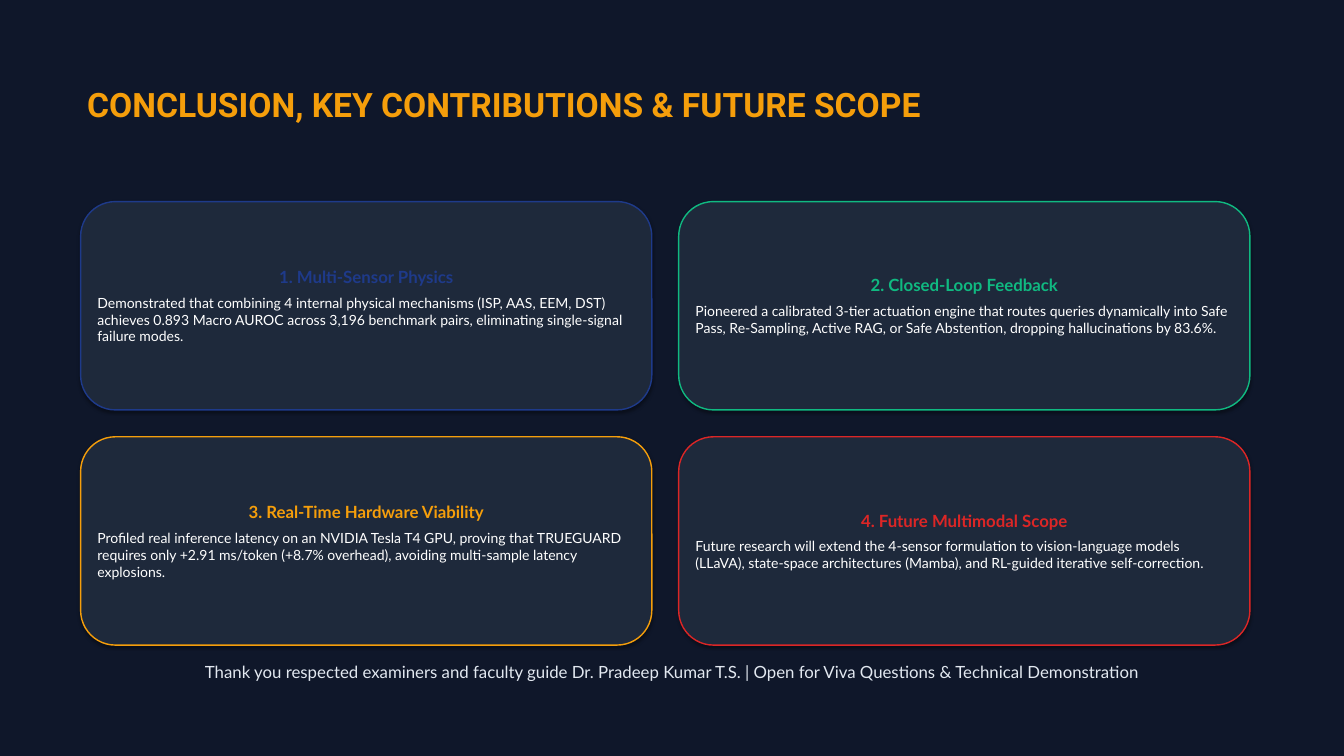
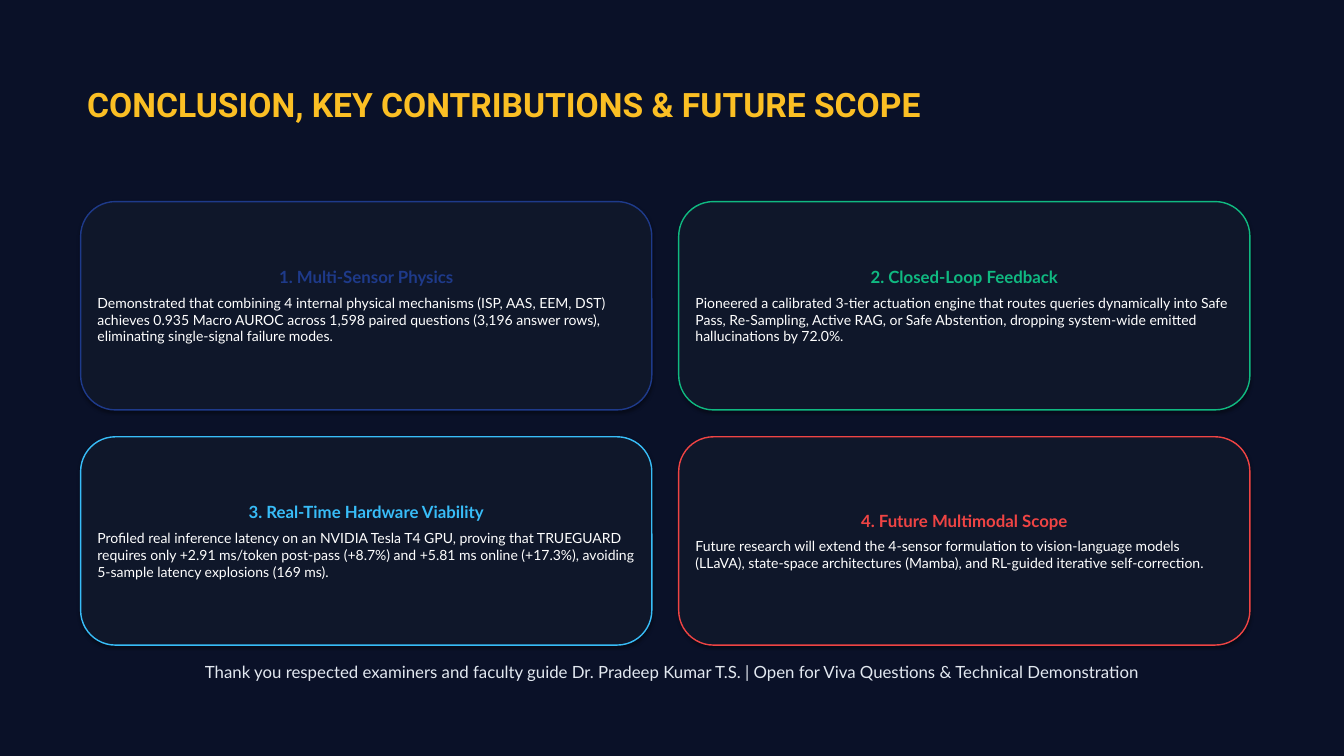
Before and after one commit to yogeshravi19/trueguard, a slide deck: slide 30 of CAPSTONE/FINAL_TRUEGUARD_PRESENTATION.pptx. Drawn at 1344x756 pixels with LibreOffice and Linux fonts; fonts in the diff are those of the drawing. Boxes give left, top, right and bottom in pixels: in the first picture for what was removed or moved away, otherwise in the second. Text is boxed around its words. In the diff, an @@ line names an element or a change of style, - is before the commit and + after.

Commit message:
Final viva 30-slide presentation, 600 DPI vector architecture & research figures, and PDF export

```diff
--- a/CAPSTONE/FINAL_TRUEGUARD_PRESENTATION.pptx
+++ b/CAPSTONE/FINAL_TRUEGUARD_PRESENTATION.pptx
@@ rectangle at [0, 0, 1344, 756]: fill #0F172A to #0A1128 @@
@@ text "CONCLUSION, KEY CONTRIBUTIONS & FUTURE ..." at [87, 92, 920, 123]: text colour #F59E0B to #FBBF24 @@
@@ rounded rectangle "1. Multi-Sensor Physics" at [81, 202, 652, 410]: fill #1E293B to #0F172A @@
@@ rounded rectangle "2. Closed-Loop Feedback" at [679, 202, 1250, 410]: fill #1E293B to #0F172A @@
@@ text in rounded rectangle at [97, 297, 605, 344]: text changed @@
-Demonstrated that combining 4 internal physical mechanisms (ISP, AAS, EEM, DST) achieves 0.893 Macro AUROC across 3,196 benchmark pairs, eliminating single-signal failure modes.
+Demonstrated that combining 4 internal physical mechanisms (ISP, AAS, EEM, DST) achieves 0.935 Macro AUROC across 1,598 paired questions (3,196 answer rows), eliminating single-signal failure modes.
@@ text in rounded rectangle at [695, 297, 1227, 344]: text changed @@
-Pioneered a calibrated 3-tier actuation engine that routes queries dynamically into Safe Pass, Re-Sampling, Active RAG, or Safe Abstention, dropping hallucinations by 83.6%.
+Pioneered a calibrated 3-tier actuation engine that routes queries dynamically into Safe Pass, Re-Sampling, Active RAG, or Safe Abstention, dropping system-wide emitted hallucinations by 72.0%.
@@ rounded rectangle "3. Real-Time Hardware Viability" at [81, 437, 652, 645]: fill #1E293B to #0F172A; outline #F59E0B 1.5 pt to #38BDF8 1.5 pt @@
@@ rounded rectangle "4. Future Multimodal Scope" at [679, 437, 1250, 645]: fill #1E293B to #0F172A; outline #DC2626 1.5 pt to #EF4444 1.5 pt @@
@@ text in rounded rectangle at [249, 505, 484, 521]: text colour #F59E0B to #38BDF8 in "3. Real-Time Hardware Viability" @@
@@ text in rounded rectangle at [97, 532, 634, 580]: text changed @@
-Profiled real inference latency on an NVIDIA Tesla T4 GPU, proving that TRUEGUARD requires only +2.91 ms/token (+8.7% overhead), avoiding multi-sample latency explosions.
+Profiled real inference latency on an NVIDIA Tesla T4 GPU, proving that TRUEGUARD requires only +2.91 ms/token post-pass (+8.7%) and +5.81 ms online (+17.3%), avoiding 5-sample latency explosions (169 ms).
@@ text in rounded rectangle at [861, 514, 1067, 530]: text colour #DC2626 to #EF4444 in "4. Future Multimodal Scope" @@
```
Also in this commit, not shown: 29 other slides changed, 14 other files.
